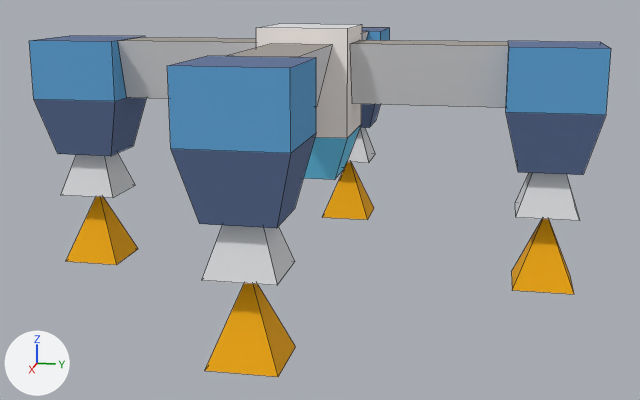
Before and after pictures for a commit that changed the OBJ model games/tomlander/models/tom.obj.
One viewpoint serves both versions: a 50 mm lens placed at (14.82, 3.11, 1.97), pointed at (0.17, 0.18, -1.7). Lighting does not change. The marker at lower left points along +X, +Y and +Z. The first picture is the older version. Mesh edges are drawn as thin lines. Where no turn or scale is listed for an object, it has been applied to the vertices.

Names of what the first picture shows: 'tom'.
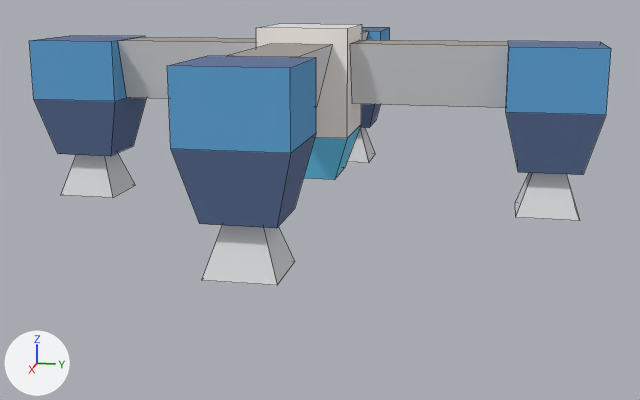
Boxes [x1, y1, x2, y2] around the edits, measured in the pictures (640 x 400 px):
```json
{"object": "tom", "change": "reshaped", "before": [29, 24, 611, 377], "after": [29, 24, 611, 285], "on screen": "26% shorter"}
{"part": 1, "of": "me_tom", "change": "deleted", "before": [205, 283, 295, 377]}
{"part": 2, "of": "me_tom", "change": "deleted", "before": [512, 219, 574, 294]}
{"part": 3, "of": "me_tom", "change": "deleted", "before": [323, 162, 374, 220]}
{"part": 4, "of": "me_tom", "change": "deleted", "before": [66, 197, 138, 265]}
```

Edits to the scene script, one JSON object a line:
```json
{"block": "me_tom", "where": "# used by ob_tom; location = (0.0, 0.0, 0.0)"}
{"op": "remove", "block": "me_tom", "code": "me_tom.from_pydata(...)  # 144 vertices, 110 faces; spans x -4.75..4.75, y -4.75..4.75, z -3.0..1.25"}
{"op": "add", "block": "me_tom", "code": "me_tom.from_pydata(...)  # 124 vertices, 90 faces; spans x -4.75..4.75, y -4.75..4.75, z -1.75..1.25"}
{"block": "me_tom", "change": "me_tom part 1: the loose piece of 5 vertices spanning x 3.5..4.5, y -0.5..0.5, z -3.0..-1.75 is deleted"}
{"block": "me_tom", "change": "me_tom part 2: the loose piece of 5 vertices spanning x -0.5..0.5, y 3.5..4.5, z -3.0..-1.75 is deleted"}
{"block": "me_tom", "change": "me_tom part 3: the loose piece of 5 vertices spanning x -4.5..-3.5, y -0.5..0.5, z -3.0..-1.75 is deleted"}
{"block": "me_tom", "change": "me_tom part 4: the loose piece of 5 vertices spanning x -0.5..0.5, y -4.5..-3.5, z -3.0..-1.75 is deleted"}
{"op": "remove", "block": "me_tom", "code": "me_tom.materials.append(mat_c06)  # yellow #ffd100"}
{"op": "remove", "block": "me_tom", "code": "me_tom.materials.append(mat_c07)  # yellow #f6ad00"}
```
